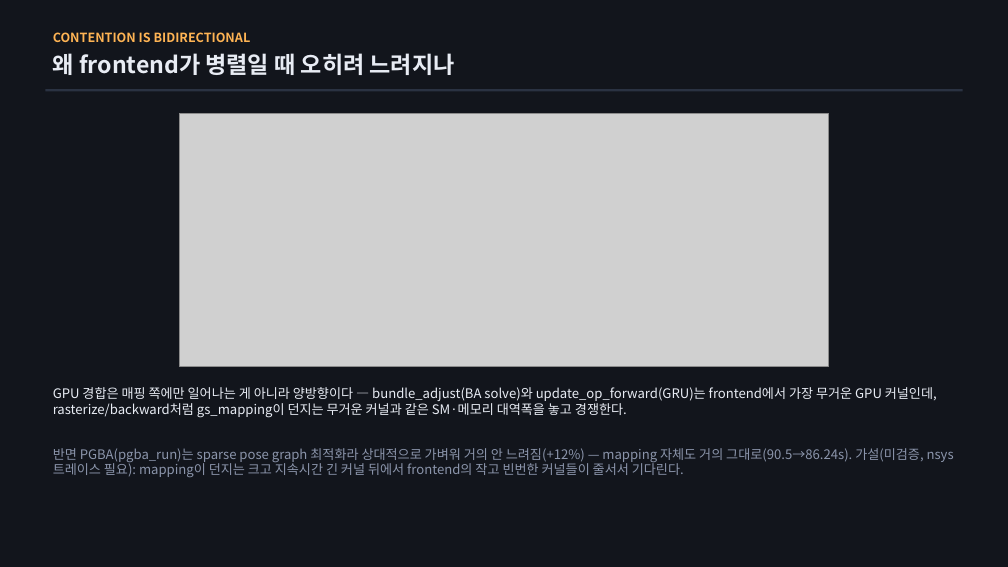
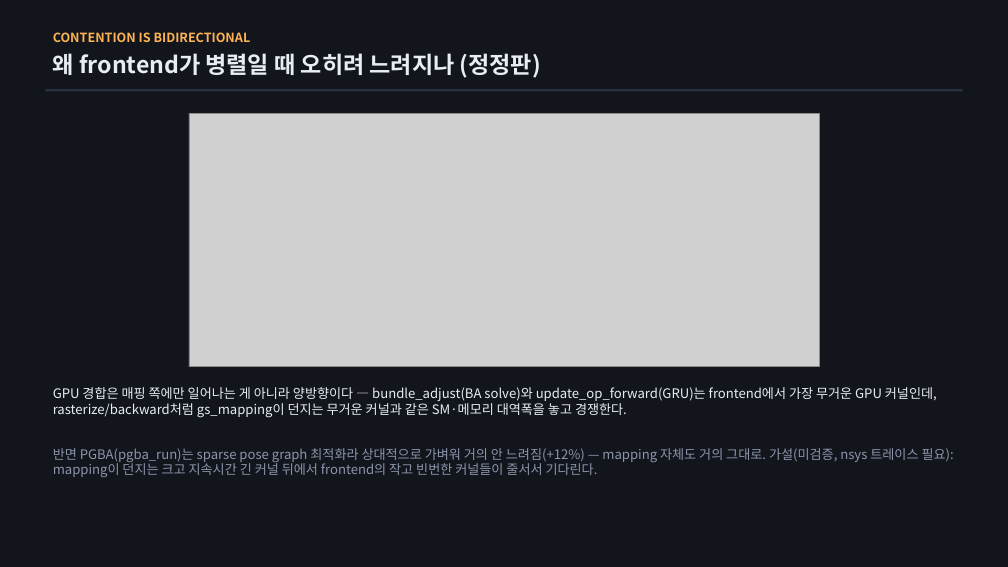
Before and after one commit to sawo0150/gs_floaterLab, a slide deck: slide 6 of context/ppt/ppt0720/vigs_realtime_timeline_0720.pptx (slide 5 before the commit). Drawn at 1008x567 pixels with LibreOffice and Linux fonts; fonts in the diff are those of the drawing; grey boxes stand for pictures. Boxes give left, top, right and bottom in pixels: in the first picture for what was removed or moved away, otherwise in the second. Text is boxed around its words. In the diff, an @@ line names an element or a change of style, - is before the commit and + after.

```diff
--- a/context/ppt/ppt0720/vigs_realtime_timeline_0720.pptx
+++ b/context/ppt/ppt0720/vigs_realtime_timeline_0720.pptx
@@ text at [53,53,541,78]: text changed @@
-왜 frontend가 병렬일 때 오히려 느려지나
+왜 frontend가 병렬일 때 오히려 느려지나 (정정판)
@@ picture: place and size @@
-picture at [180,113,829,367]
+picture at [189,113,819,367]
@@ text at [53,448,954,477]: text changed @@
-반면 PGBA(pgba_run)는 sparse pose graph 최적화라 상대적으로 가벼워 거의 안 느려짐(+12%) — mapping 자체도 거의 그대로(90.5→86.24s). 가설(미검증, nsys 트레이스 필요): mapping이 던지는 크고 지속시간 긴 커널 뒤에서 frontend의 작고 빈번한 커널들이 줄서서 기다린다.
+반면 PGBA(pgba_run)는 sparse pose graph 최적화라 상대적으로 가벼워 거의 안 느려짐(+12%) — mapping 자체도 거의 그대로. 가설(미검증, nsys 트레이스 필요): mapping이 던지는 크고 지속시간 긴 커널 뒤에서 frontend의 작고 빈번한 커널들이 줄서서 기다린다.
```
Also in this commit, not shown: 7 other slides changed, 2 slides added, 13 other files.
